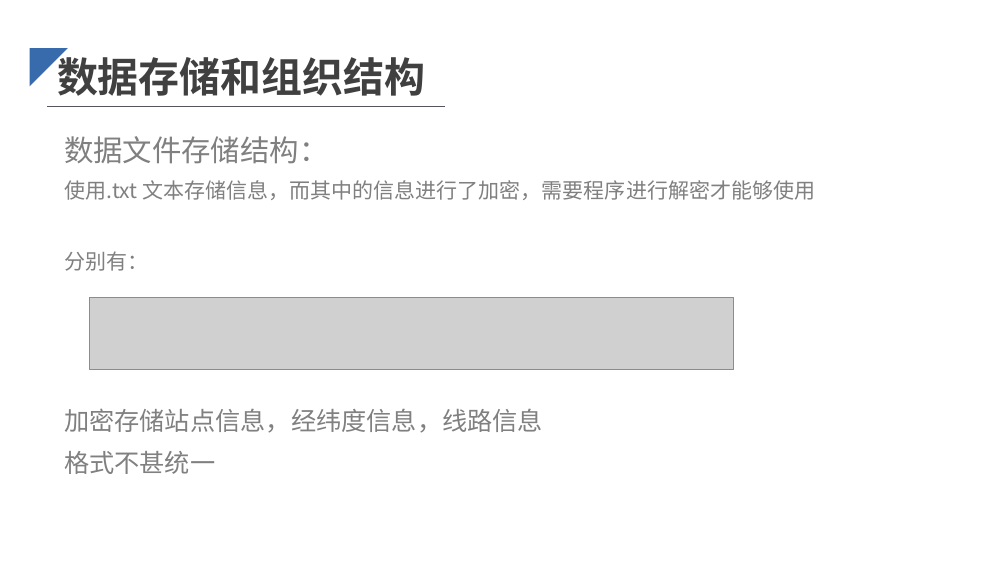
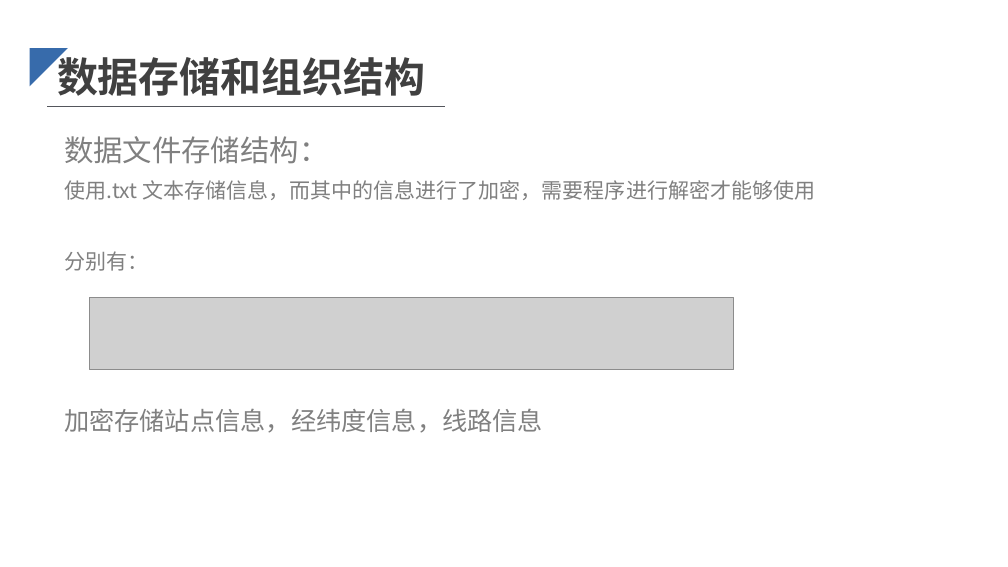
Before and after one commit to AnthemK/WuHanSubway, a slide deck: slide 3 of Materials/程序设计综合课程讲解.pptx. Drawn at 1008x567 pixels with LibreOffice and Linux fonts; fonts in the diff are those of the drawing; grey boxes stand for pictures. Boxes give left, top, right and bottom in pixels: in the first picture for what was removed or moved away, otherwise in the second. Text is boxed around its words. In the diff, an @@ line names an element or a change of style, - is before the commit and + after.

```diff
--- a/Materials/程序设计综合课程讲解.pptx
+++ b/Materials/程序设计综合课程讲解.pptx
@@ text at [64, 451, 215, 474]: paragraph removed @@
-格式不甚统一
```
Also in this commit, not shown: 42 other files.
